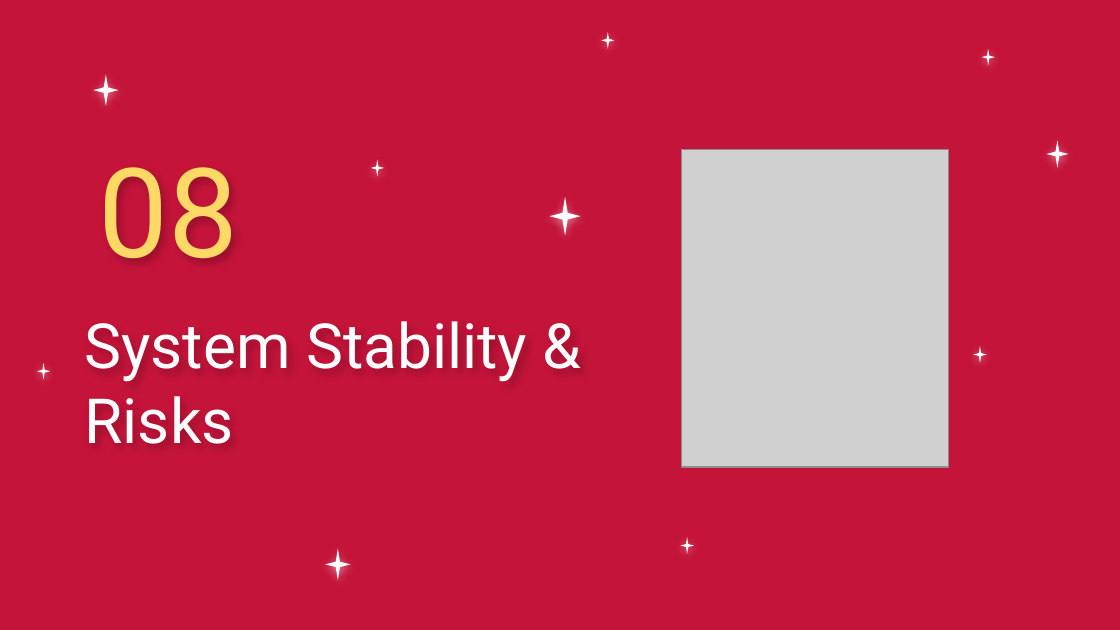
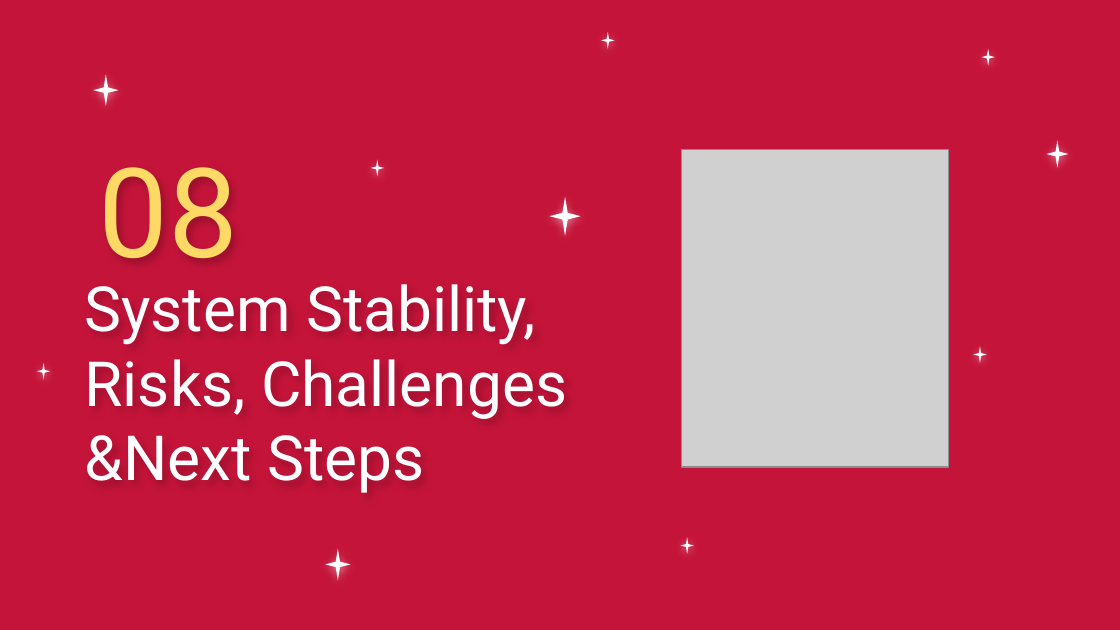
Before and after one commit to MiraPhilip12/Graduation_Project_ESLSCA, a slide deck: slide 18 of Milestone 4/Graduation_Project_Milestone4.pptx (slide 15 before the commit). Drawn at 1120x630 pixels with LibreOffice and Linux fonts; fonts in the diff are those of the drawing; grey boxes stand for pictures; background and template pictures are left out. Boxes give left, top, right and bottom in pixels: in the first picture for what was removed or moved away, otherwise in the second. Text is boxed around its words. In the diff, an @@ line names an element or a change of style, - is before the commit and + after.

```diff
--- a/Milestone 4/Graduation_Project_Milestone4.pptx
+++ b/Milestone 4/Graduation_Project_Milestone4.pptx
@@ title at (x1=85, y1=284, x2=567, y2=493): text changed @@
-System Stability & Risks
+System Stability, Risks, Challenges &Next Steps
```
Also in this commit, not shown: 2 other slides changed, 5 slides added, 5 slides removed, 1 other file.
